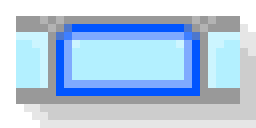
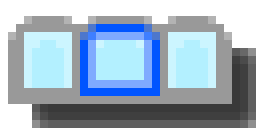
Before/after of a 256×128 layered artwork. What changed in the layer stack:
removed layer "Layer 2" over (16, 16, 256, 128)
painted on "Layer 1" over (8, 16, 256, 128)
